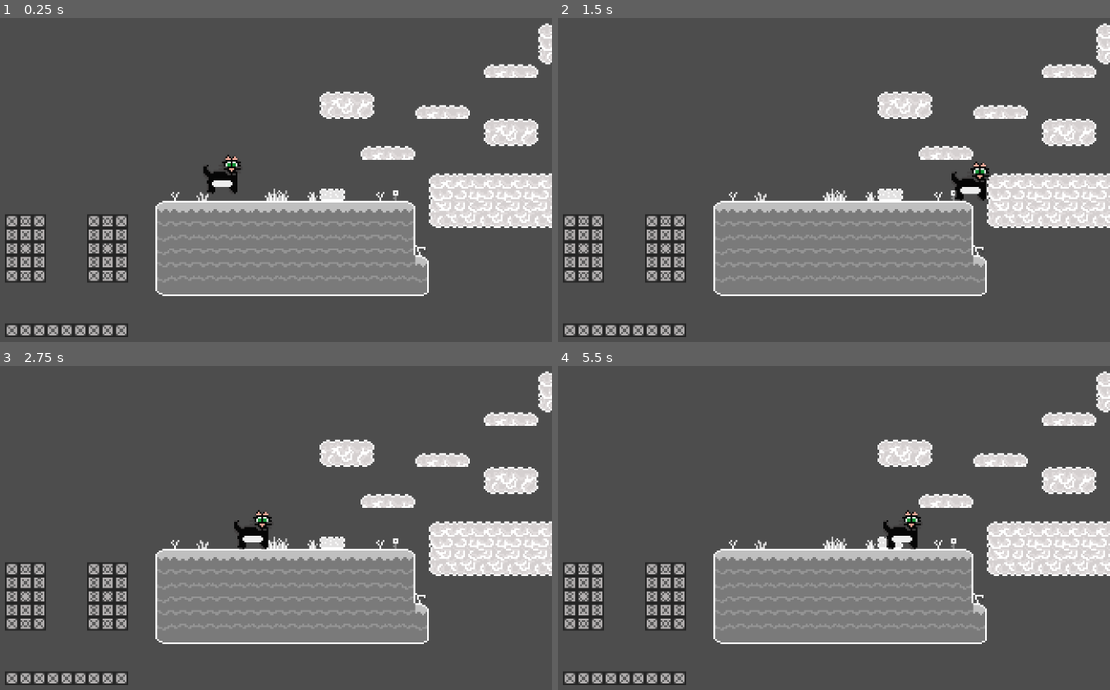
Above: before the commit, frames 1-4 (two rows, left to right).
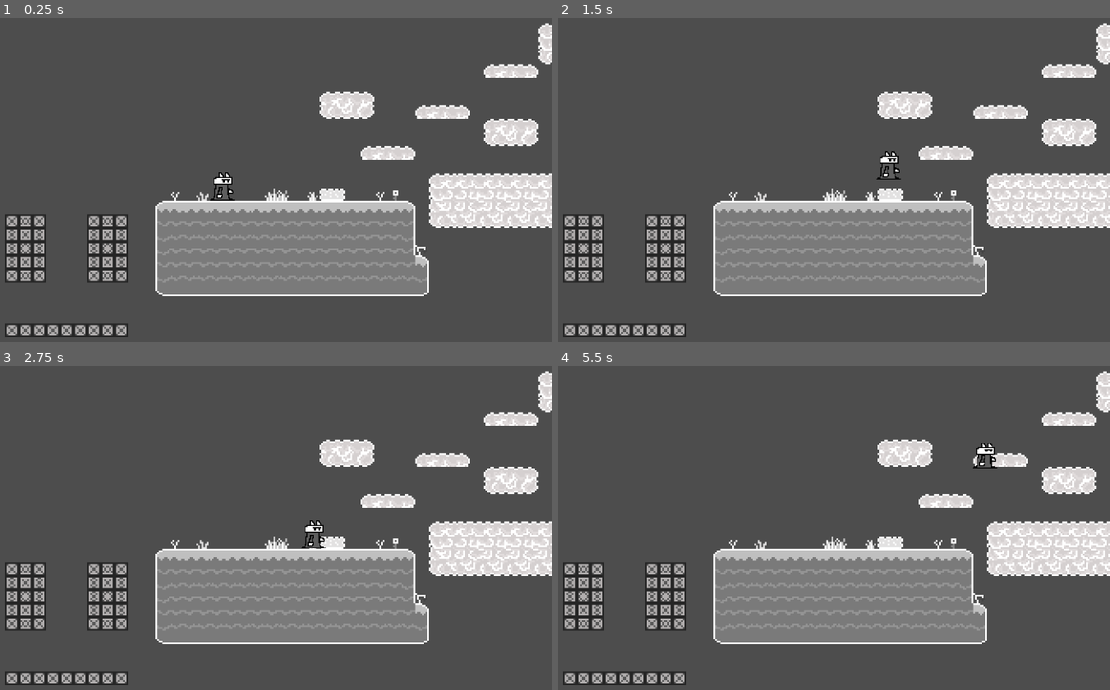
Above: after the commit, the same moments.

Repository: MidnightWolfe/Github-Game-Jam-2024
Game: Godot game, scene res://node_2d.tscn
Two runs of this game, one before a commit and one after it. Both use one fixed random seed, a clock stepped at 60 frames per second and the inputs below.
Inputs:
- Up to frame 1 (0.25 s): no input
- Up to frame 2 (1.5 s): tap Enter (ui_accept) at 0.5, 0.6, 0.77, 1.07, 1.35 s; hold D (right) from 0.53 s (still down)
- Up to frame 3 (2.75 s): tap Enter (ui_accept) at 1.52, 1.82, 2.1 s; release D (right) at 2.03 s; hold A (left) from 2.03 s (still down)
- Up to frame 4 (5.5 s): release A (left) at 2.78 s; hold D (right) 2.78-4.28 s; tap Enter (ui_accept) at 2.85, 3.02, 3.32, 3.6, 3.77, 4.07, 4.35, 4.52, 4.82, 5.1 s; hold A (left) 4.28-5.03 s; hold D (right) from 5.03 s (still down)

The runs differ from the first frame. In frame 1, 0.5% of the frame differs, in the area x 36-44%, y 42-57%; in frame 2, 0.6%; in frame 3, 0.6%; in frame 4, 0.7%, in the area x 58-80%, y 23-57%.

Commit message:
Added smoother player movement and jump, made player sprite and idle animation

Diff:
--- a/gamejam/node_2d.tscn
+++ b/gamejam/node_2d.tscn
@@ -1,11 +1,10 @@
-[gd_scene load_steps=13 format=4 uid="uid://bhnlrrkm28bx1"]
+[gd_scene load_steps=11 format=4 uid="uid://bhnlrrkm28bx1"]
 
 [ext_resource type="Texture2D" uid="uid://dnrsmegk57si6" path="res://Sprites/GreyGrass.png" id="1_403di"]
-[ext_resource type="Script" path="res://player.gd" id="2_7ry2s"]
 [ext_resource type="Texture2D" uid="uid://bmgoe3ubfveyy" path="res://Sprites/GreyCloud.png" id="2_fuukr"]
 [ext_resource type="Texture2D" uid="uid://y78pd8kdo1tj" path="res://Sprites/GreyBlocks.png" id="3_eyjap"]
-[ext_resource type="Texture2D" uid="uid://c2fbg0tjvussr" path="res://Sprites/Placeholder.png" id="3_uskwj"]
 [ext_resource type="Texture2D" uid="uid://6tjl30r7ycoi" path="res://Sprites/GreyBGPlants.png" id="4_k5o81"]
+[ext_resource type="PackedScene" uid="uid://bmebq4x1bgoi4" path="res://player.tscn" id="5_oddco"]
 
 [sub_resource type="TileSetAtlasSource" id="TileSetAtlasSource_nqiri"]
 resource_name = "Grey Grass"
@@ -152,9 +151,6 @@
 sources/2 = SubResource("TileSetAtlasSource_l63jy")
 sources/3 = SubResource("TileSetAtlasSource_8qoj3")
 
-[sub_resource type="RectangleShape2D" id="RectangleShape2D_imm38"]
-size = Vector2(19.5, 21.6667)
-
 [node name="Node2D" type="Node2D"]
 
 [node name="TileMapLayer" type="TileMapLayer" parent="."]
@@ -164,14 +160,5 @@
 
 [node name="Camera2D" type="Camera2D" parent="."]
 
-[node name="Player" type="CharacterBody2D" parent="."]
-script = ExtResource("2_7ry2s")
-
-[node name="Sprite2D" type="Sprite2D" parent="Player"]
-scale = Vector2(3, 3)
-texture = ExtResource("3_uskwj")
-
-[node name="CollisionShape2D" type="CollisionShape2D" parent="Player"]
-position = Vector2(-3.25, -0.5)
-scale = Vector2(3, 3)
-shape = SubResource("RectangleShape2D_imm38")
+[node name="Player" parent="." instance=ExtResource("5_oddco")]
+position = Vector2(1, 16)
--- a/gamejam/player.gd
+++ b/gamejam/player.gd
@@ -1,17 +1,59 @@
 extends CharacterBody2D
 
-@export var speed = 400
-var gravity = 600
+@export var speed = 200
+#var gravity = 600
 
-func get_input():
-	var input_direction = Input.get_vector("left", "right", "up", "down")
+var gravity = 10
+const jumpPower = -400
 
-	velocity = input_direction * speed
+@onready var animationPath = $AnimatedSprite2D
+
+
+#func get_input():
+#	var input_direction = Input.get_vector("left", "right", "up", "down")
+#	velocity = input_direction * speed
+
+
 
 func _physics_process(delta):
-	get_input()
-	velocity.y += gravity * delta
+	#get_input()	#Getting the player inputs
+
+	##Get the player to move in left / right directions
+	var playerDirection = Input.get_axis("left","right")
+	if playerDirection:
+		velocity.x = playerDirection * speed
+	else:
+		velocity.x = move_toward(velocity.x, 0, speed) #Just slows the player so that it's a smooth motion
+
+	##To get the player to jump
+	if not is_on_floor():
+		velocity.y += gravity #Only * delta if using rigid bodies
+
+	if Input.is_action_just_pressed("ui_accept") && is_on_floor(): #To get the player to jump with space bar
+		velocity.y = jumpPower
+
+	##Variable jumping, if you hold space you'll jump higher
+	if Input.is_action_just_released("ui_accept"):
+		velocity.y *= 0.5
+
 	move_and_slide()
+	handle_animation()
+
+##Function to handle the animation of the player sprite
+func handle_animation():
+	if is_on_floor():
+		if velocity: #For running animation
+			pass
+		else:
+			animationPath.play("idle")
+		pass
+	else: #If jumping animation
+		pass
+
+
+
+	pass
+
 
 
 # Called when the node enters the scene tree for the first time.
--- /dev/null
+++ b/gamejam/player.tscn
@@ -0,0 +1,89 @@
+[gd_scene load_steps=11 format=3 uid="uid://bmebq4x1bgoi4"]
+
+[ext_resource type="Script" path="res://player.gd" id="1_0hlg0"]
+[ext_resource type="Texture2D" uid="uid://c6pw1dkegurkk" path="res://Sprites/player.png" id="2_t0ey0"]
+[ext_resource type="Texture2D" uid="uid://bi40bxo4u51x8" path="res://Sprites/player idle.png" id="3_yko5d"]
+
+[sub_resource type="AtlasTexture" id="AtlasTexture_n561i"]
+atlas = ExtResource("3_yko5d")
+region = Rect2(0, 0, 32, 32)
+
+[sub_resource type="AtlasTexture" id="AtlasTexture_ylr6g"]
+atlas = ExtResource("3_yko5d")
+region = Rect2(32, 0, 32, 32)
+
+[sub_resource type="AtlasTexture" id="AtlasTexture_b5xcd"]
+atlas = ExtResource("3_yko5d")
+region = Rect2(0, 32, 32, 32)
+
+[sub_resource type="AtlasTexture" id="AtlasTexture_d0ndl"]
+atlas = ExtResource("3_yko5d")
+region = Rect2(32, 32, 32, 32)
+
+[sub_resource type="AtlasTexture" id="AtlasTexture_8jyj6"]
+atlas = ExtResource("3_yko5d")
+region = Rect2(0, 64, 32, 32)
+
+[sub_resource type="SpriteFrames" id="SpriteFrames_ub2ex"]
+animations = [{
+"frames": [],
+"loop": true,
+"name": &"attack",
+"speed": 5.0
+}, {
+"frames": [{
+"duration": 1.0,
+"texture": SubResource("AtlasTexture_n561i")
+}, {
+"duration": 1.0,
+"texture": SubResource("AtlasTexture_ylr6g")
+}, {
+"duration": 1.0,
+"texture": SubResource("AtlasTexture_b5xcd")
+}, {
+"duration": 1.0,
+"texture": SubResource("AtlasTexture_d0ndl")
+}, {
+"duration": 1.0,
+"texture": SubResource("AtlasTexture_8jyj6")
+}],
+"loop": true,
+"name": &"idle",
+"speed": 4.0
+}, {
+"frames": [],
+"loop": true,
+"name": &"jump",
+"speed": 5.0
+}, {
+"frames": [],
+"loop": true,
+"name": &"run",
+"speed": 5.0
+}]
+
+[sub_resource type="RectangleShape2D" id="RectangleShape2D_imm38"]
+size = Vector2(19.5, 18.3334)
+
+[node name="Player" type="CharacterBody2D"]
+script = ExtResource("1_0hlg0")
+
+[node name="AnimatedSprite2D" type="AnimatedSprite2D" parent="."]
+position = Vector2(-2.75, -2.25)
+scale = Vector2(1.85938, 1.98437)
+sprite_frames = SubResource("SpriteFrames_ub2ex")
+animation = &"idle"
+
+[node name="Sprite2D" type="Sprite2D" parent="."]
+visible = false
+scale = Vector2(3, 3)
+texture = ExtResource("2_t0ey0")
+
+[node name="CollisionShape2D" type="CollisionShape2D" parent="."]
+position = Vector2(-3.25, -5.50003)
+scale = Vector2(3, 3)
+shape = SubResource("RectangleShape2D_imm38")
+
+[node name="Camera2D" type="Camera2D" parent="."]
+enabled = false
+zoom = Vector2(2.5, 2.5)
Binary file added: gamejam/Sprites/player idle.png
Not shown, added: gamejam/Sprites/player idle.png.import
Binary file added: gamejam/Sprites/player.png
Not shown, added: gamejam/Sprites/player.png.import
